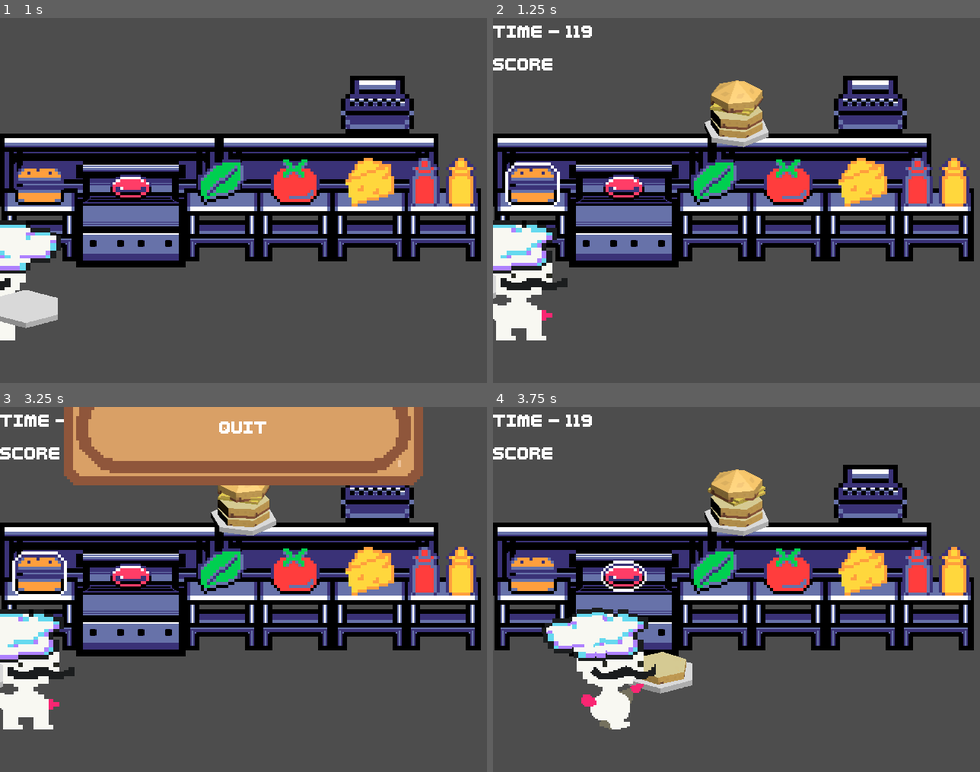
Above: before the commit, frames 1-4 (two rows, left to right).
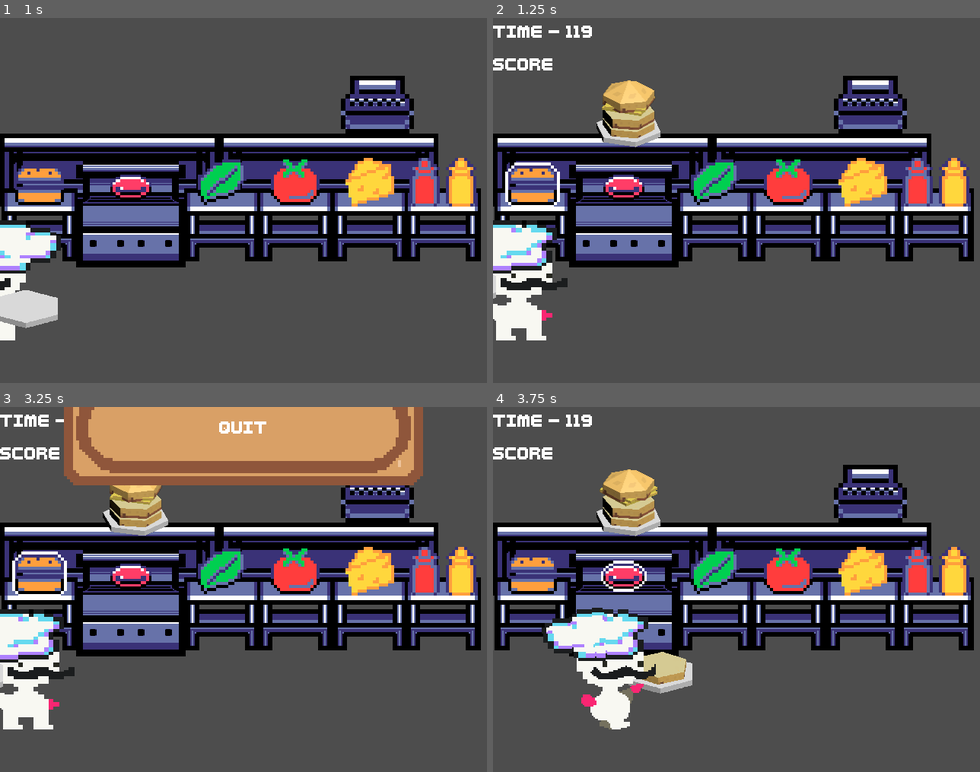
Above: after the commit, the same moments.

Repository: LettucePie/burgert
Game: Godot game, scene res://scenes/play.tscn
The game is run twice, just before and just after one commit, with the same random seed, the same clock (stepped at 60 frames per second) and the same inputs.
Inputs:
- Up to frame 1 (1 s): click "Play" at 0.5 s
- Up to frame 2 (1.25 s): no input
- Up to frame 3 (3.25 s): tap Enter (menu) at 1.25 s; hold Right (right) 1.28-2.03 s; tap Z (confirm) at 1.35 s; hold Down (down) 2.03-2.75 s; tap C (special1) at 2.1 s; click "RESUME" at 2.75 s
- Up to frame 4 (3.75 s): hold Right (right) from 3.53 s (still down); tap Z (confirm) at 3.6 s

Frame 1 is identical in both runs. In frame 2, 3.6% of the frame differs, in the area x 21-57%, y 17-36%; in frame 3, 2.9%; in frame 4, 3.7%.

Commit message:
starting to arrange goal points

Diff:
--- a/scenes/ui/hud.gd
+++ b/scenes/ui/hud.gd
@@ -19,6 +19,11 @@
 @export var cheese_scribbles : Array[Texture2D]
 @export var ketchup_scribbles : Array[Texture2D]
 @export var mustard_scribbles : Array[Texture2D]
+
+
+@onready var goal_points : Array[TextureRect] = [
+	$goal_1, $goal_2, $goal_3, $goal_4
+]
 
 
 func clear_order():
@@ -79,7 +84,8 @@
 
 # Called when the node enters the scene tree for the first time.
 func _ready():
-	$goal_texrect.texture.viewport_path = "burger_portal"
+	for g in goal_points:
+		g.texture.viewport_path = "burger_portal"
 	$order.hide()
 
 
--- a/scenes/ui/hud.tscn
+++ b/scenes/ui/hud.tscn
@@ -53,12 +53,54 @@
 ketchup_scribbles = Array[Texture2D]([ExtResource("18_52t0t"), ExtResource("19_tywnd"), ExtResource("20_ya3xl")])
 mustard_scribbles = Array[Texture2D]([ExtResource("21_p5sgu"), ExtResource("22_5n1vg"), ExtResource("23_shojr")])
 
-[node name="goal_texrect" type="TextureRect" parent="."]
+[node name="goal_1" type="TextureRect" parent="."]
 layout_mode = 1
 anchors_preset = -1
-anchor_left = 0.359
-anchor_right = 0.641
+anchor_left = 0.137
+anchor_right = 0.419
 anchor_bottom = 0.375
+offset_left = 0.319992
+offset_right = 0.319946
+offset_bottom = -1.52588e-05
+grow_horizontal = 2
+texture = SubResource("ViewportTexture_80asv")
+
+[node name="goal_2" type="TextureRect" parent="."]
+visible = false
+layout_mode = 1
+anchors_preset = -1
+anchor_left = 0.323
+anchor_right = 0.605
+anchor_bottom = 0.375
+offset_left = 0.279999
+offset_right = 0.279968
+offset_bottom = -1.52588e-05
+grow_horizontal = 2
+texture = SubResource("ViewportTexture_80asv")
+
+[node name="goal_3" type="TextureRect" parent="."]
+visible = false
+layout_mode = 1
+anchors_preset = -1
+anchor_left = 0.5
+anchor_right = 0.793
+anchor_bottom = 0.375
+offset_left = 7.0
+offset_right = -0.0400391
+offset_bottom = -1.52588e-05
+grow_horizontal = 2
+texture = SubResource("ViewportTexture_80asv")
+
+[node name="goal_4" type="TextureRect" parent="."]
+visible = false
+layout_mode = 1
+anchors_preset = -1
+anchor_left = 0.681
+anchor_right = 0.963
+anchor_bottom = 0.375
+offset_left = 0.159973
+offset_right = 0.159912
+offset_bottom = -1.52588e-05
 grow_horizontal = 2
 texture = SubResource("ViewportTexture_80asv")
 
Binary file added: assets/sprites/ui/order-thought-cloud.aseprite
Binary file added: assets/sprites/ui/order-thought-cloud1.png
Not shown, added: assets/sprites/ui/order-thought-cloud1.png.import
Binary file added: assets/sprites/ui/order-thought-cloud2.png
Not shown, added: assets/sprites/ui/order-thought-cloud2.png.import
